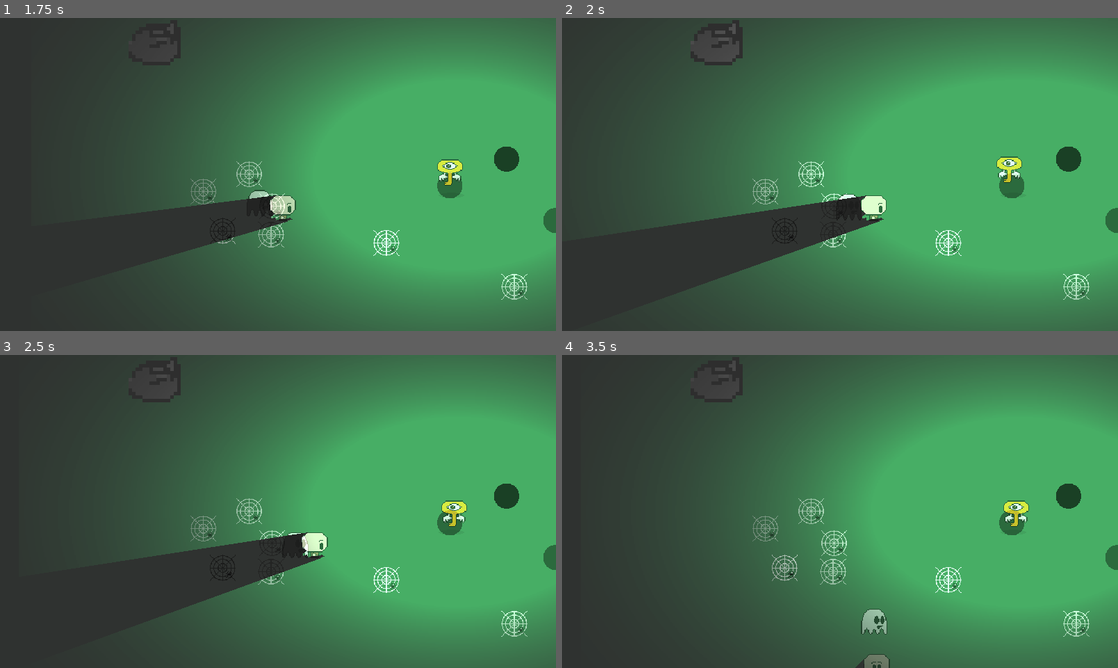
Above: before the commit, frames 1-4 (two rows, left to right).
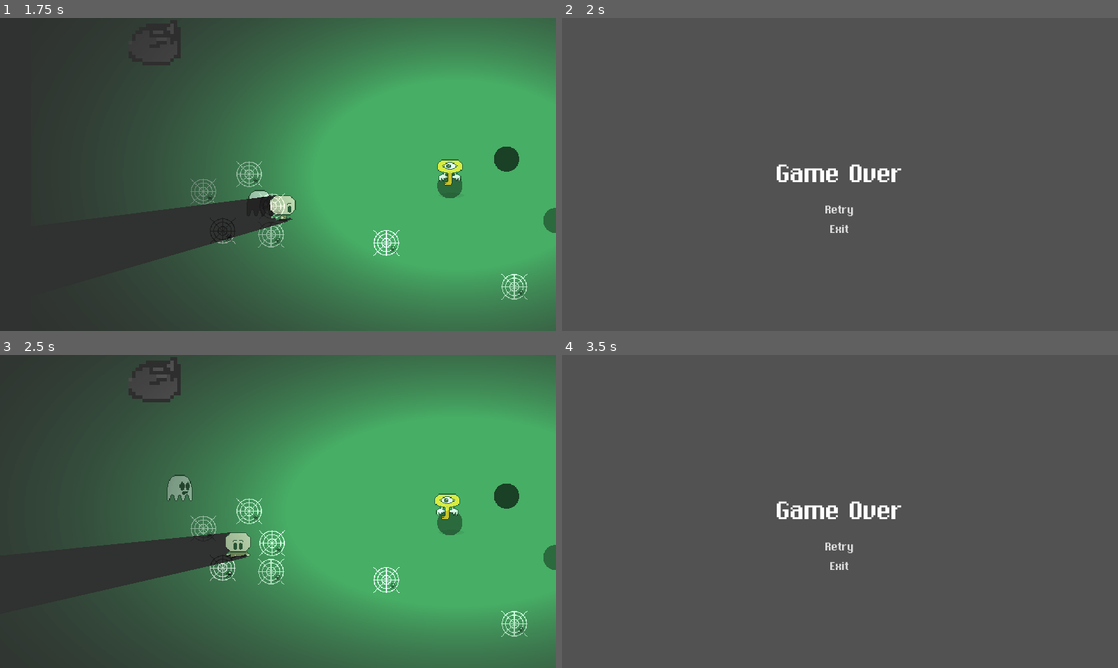
Above: after the commit, the same moments.

Repository: GameJams-fiwon123/GameD3v-OBSESSAO
Game: Godot game, scene res://Scenes/Screens/MainMenu.tscn
Two runs of this game, one before a commit and one after it. Both use one fixed random seed, a clock stepped at 60 frames per second and the inputs below.
Inputs (mouse positions are in pixels of both pictures, inside the frame that each line leads up to):
- Up to frame 1 (1.75 s): click "START" at 0.5 s; hold D (right) from 1.28 s (still down); tap Space (jump) at 1.52 s
- Up to frame 2 (2 s): keep holding D (right)
- Up to frame 3 (2.5 s): release D (right) at 2 s; click (278, 545) at 2 s, where only the run after the commit has a clickable "Retry"
- Up to frame 4 (3.5 s): hold S (down) from 2.78 s (still down); tap Space (jump) at 3.02 s

Frame 1 is identical in both runs. In frame 2, 98% of the frame differs, in the area x 0-100%, y 0-100%; in frame 3, 6.5%; in frame 4, 98%.
Error in both runs: Invalid get index '0' (on base: 'PoolVector2Array'). (res://Scripts/Key.gd:28)

Commit message:
Put Win and Game Over scenes

Diff:
--- a/obsessao/Scenes/Objects/Ghost.tscn
+++ b/obsessao/Scenes/Objects/Ghost.tscn
@@ -1,10 +1,13 @@
-[gd_scene load_steps=4 format=2]
+[gd_scene load_steps=5 format=2]
 
 [ext_resource path="res://Scripts/Ghost.gd" type="Script" id=1]
 [ext_resource path="res://GFX/Perseguidor.png" type="Texture" id=2]
 
 [sub_resource type="RectangleShape2D" id=1]
-extents = Vector2( 12.3838, 7.53874 )
+extents = Vector2( 10.6877, 5.69898 )
+
+[sub_resource type="CircleShape2D" id=2]
+radius = 13.1379
 
 [node name="Ghost" type="KinematicBody2D"]
 collision_layer = 4
@@ -17,3 +20,11 @@
 [node name="CollisionShape2D" type="CollisionShape2D" parent="."]
 position = Vector2( -0.174828, 5.24472 )
 shape = SubResource( 1 )
+
+[node name="Detect" type="Area2D" parent="."]
+collision_layer = 2
+
+[node name="CollisionShape2D" type="CollisionShape2D" parent="Detect"]
+shape = SubResource( 2 )
+
+[connection signal="body_entered" from="Detect" to="." method="_on_Detect_body_entered"]
--- a/obsessao/Scenes/Objects/Key.tscn
+++ b/obsessao/Scenes/Objects/Key.tscn
@@ -1,16 +1,18 @@
-[gd_scene load_steps=8 format=2]
+[gd_scene load_steps=9 format=2]
 
 [ext_resource path="res://Scripts/Key.gd" type="Script" id=1]
 [ext_resource path="res://GFX/Item_perseguido.png" type="Texture" id=2]
 [ext_resource path="res://GFX/Buraco.png" type="Texture" id=3]
 [ext_resource path="res://Scenes/Light/Light2D.tscn" type="PackedScene" id=4]
 
-
 [sub_resource type="RectangleShape2D" id=1]
 extents = Vector2( 9.30023, 10.2446 )
 
 [sub_resource type="CircleShape2D" id=2]
 radius = 97.2396
+
+[sub_resource type="CircleShape2D" id=4]
+radius = 14.9794
 
 [sub_resource type="Animation" id=3]
 resource_name = "fly"
@@ -45,7 +47,6 @@
 script = ExtResource( 1 )
 
 [node name="Sprite" type="Sprite" parent="."]
-position = Vector2( -5.82515, -6.39396 )
 scale = Vector2( 0.05, 0.05 )
 texture = ExtResource( 2 )
 
@@ -59,6 +60,13 @@
 [node name="CollisionShape2D" type="CollisionShape2D" parent="Detector"]
 shape = SubResource( 2 )
 
+[node name="DetectorWin" type="Area2D" parent="."]
+collision_layer = 2
+
+[node name="CollisionShape2D" type="CollisionShape2D" parent="DetectorWin"]
+position = Vector2( 0.827057, -0.782646 )
+shape = SubResource( 4 )
+
 [node name="AnimationPlayer" type="AnimationPlayer" parent="."]
 autoplay = "fly"
 anims/fly = SubResource( 3 )
@@ -70,6 +78,8 @@
 texture = ExtResource( 3 )
 
 [node name="Light2D" parent="." instance=ExtResource( 4 )]
+scale = Vector2( 1.5, 1 )
 
 [connection signal="body_entered" from="Detector" to="." method="_on_Detector_body_entered"]
 [connection signal="body_exited" from="Detector" to="." method="_on_Detector_body_exited"]
+[connection signal="body_entered" from="DetectorWin" to="." method="_on_DetectorWin_body_entered"]
--- /dev/null
+++ b/obsessao/Scenes/Screens/GameOver.tscn
@@ -0,0 +1,63 @@
+[gd_scene load_steps=5 format=2]
+
+[ext_resource path="res://Scripts/GameOver.gd" type="Script" id=1]
+[ext_resource path="res://GFX/Fonts/RPGSystem.ttf" type="DynamicFontData" id=2]
+
+[sub_resource type="DynamicFont" id=1]
+size = 72
+font_data = ExtResource( 2 )
+
+[sub_resource type="DynamicFont" id=2]
+size = 32
+font_data = ExtResource( 2 )
+
+[node name="GameOver" type="Control"]
+anchor_right = 1.0
+anchor_bottom = 1.0
+script = ExtResource( 1 )
+
+[node name="ColorRect" type="ColorRect" parent="."]
+anchor_right = 1.0
+anchor_bottom = 1.0
+color = Color( 0.321569, 0.321569, 0.321569, 1 )
+
+[node name="VBoxContainer" type="VBoxContainer" parent="ColorRect"]
+anchor_left = 0.5
+anchor_top = 0.5
+anchor_right = 0.5
+anchor_bottom = 0.5
+margin_left = -146.0
+margin_top = -36.0
+margin_right = 146.0
+margin_bottom = 36.0
+custom_constants/separation = 30
+
+[node name="Title" type="Label" parent="ColorRect/VBoxContainer"]
+margin_right = 292.0
+margin_bottom = 68.0
+custom_fonts/font = SubResource( 1 )
+text = "Game Over"
+
+[node name="VBoxContainer" type="VBoxContainer" parent="ColorRect/VBoxContainer"]
+margin_top = 98.0
+margin_right = 292.0
+margin_bottom = 180.0
+custom_constants/separation = 10
+
+[node name="ButtonRetry" type="Button" parent="ColorRect/VBoxContainer/VBoxContainer"]
+margin_right = 292.0
+margin_bottom = 36.0
+custom_fonts/font = SubResource( 2 )
+text = "Retry"
+flat = true
+
+[node name="ButtonExit" type="Button" parent="ColorRect/VBoxContainer/VBoxContainer"]
+margin_top = 46.0
+margin_right = 292.0
+margin_bottom = 82.0
+custom_fonts/font = SubResource( 2 )
+text = "Exit"
+flat = true
+
+[connection signal="pressed" from="ColorRect/VBoxContainer/VBoxContainer/ButtonRetry" to="." method="_on_ButtonRetry_pressed"]
+[connection signal="pressed" from="ColorRect/VBoxContainer/VBoxContainer/ButtonExit" to="." method="_on_ButtonExit_pressed"]
--- /dev/null
+++ b/obsessao/Scenes/Screens/Victory.tscn
@@ -0,0 +1,54 @@
+[gd_scene load_steps=5 format=2]
+
+[ext_resource path="res://Scripts/Victory.gd" type="Script" id=1]
+[ext_resource path="res://GFX/Fonts/RPGSystem.ttf" type="DynamicFontData" id=2]
+
+[sub_resource type="DynamicFont" id=1]
+size = 72
+font_data = ExtResource( 2 )
+
+[sub_resource type="DynamicFont" id=2]
+size = 32
+font_data = ExtResource( 2 )
+
+[node name="Victory" type="Control"]
+anchor_right = 1.0
+anchor_bottom = 1.0
+script = ExtResource( 1 )
+
+[node name="ColorRect" type="ColorRect" parent="."]
+anchor_right = 1.0
+anchor_bottom = 1.0
+color = Color( 0.321569, 0.321569, 0.321569, 1 )
+
+[node name="VBoxContainer" type="VBoxContainer" parent="ColorRect"]
+anchor_left = 0.5
+anchor_top = 0.5
+anchor_right = 0.5
+anchor_bottom = 0.5
+margin_left = -114.5
+margin_top = -54.0
+margin_right = 114.5
+margin_bottom = 54.0
+custom_constants/separation = 30
+
+[node name="Title" type="Label" parent="ColorRect/VBoxContainer"]
+margin_right = 229.0
+margin_bottom = 68.0
+custom_fonts/font = SubResource( 1 )
+text = "You Win!"
+
+[node name="VBoxContainer" type="VBoxContainer" parent="ColorRect/VBoxContainer"]
+margin_top = 98.0
+margin_right = 229.0
+margin_bottom = 134.0
+custom_constants/separation = 10
+
+[node name="ButtonExit" type="Button" parent="ColorRect/VBoxContainer/VBoxContainer"]
+margin_right = 229.0
+margin_bottom = 36.0
+custom_fonts/font = SubResource( 2 )
+text = "Exit"
+flat = true
+
+[connection signal="pressed" from="ColorRect/VBoxContainer/VBoxContainer/ButtonExit" to="." method="_on_ButtonExit_pressed"]
--- /dev/null
+++ b/obsessao/Scripts/GameOver.gd
@@ -0,0 +1,8 @@
+extends Control
+
+func _on_ButtonRetry_pressed():
+	get_tree().change_scene(Global.LEVEL1)
+
+
+func _on_ButtonExit_pressed():
+	get_tree().change_scene(Global.MAIN_MENU)
--- a/obsessao/Scripts/Ghost.gd
+++ b/obsessao/Scripts/Ghost.gd
@@ -17,3 +17,6 @@
 	else:
 		$Sprite.flip_h = true
 	move_and_slide(motion.normalized() * speed)
+
+func _on_Detect_body_entered(body):
+	get_tree().change_scene(Global.GAME_OVER)
--- a/obsessao/Scripts/Global.gd
+++ b/obsessao/Scripts/Global.gd
@@ -8,6 +8,8 @@
 #Scenes
 var MAIN_MENU = "res://Scenes/Screens/MainMenu.tscn"
 var CREDITS = "res://Scenes/Screens/Credits.tscn"
+var GAME_OVER = "res://Scenes/Screens/GameOver.tscn"
+var VICTORY = "res://Scenes/Screens/Victory.tscn"
 
 #Level
 var LEVEL1 = "res://Scenes/Level/Level1.tscn"
--- a/obsessao/Scripts/Key.gd
+++ b/obsessao/Scripts/Key.gd
@@ -60,3 +60,7 @@
 
 func _on_Detector_body_exited(body):
 	speed = 200
+
+
+func _on_DetectorWin_body_entered(body):
+	get_tree().change_scene(Global.VICTORY)
--- /dev/null
+++ b/obsessao/Scripts/Victory.gd
@@ -0,0 +1,4 @@
+extends Control
+
+func _on_ButtonExit_pressed():
+	get_tree().change_scene(Global.MAIN_MENU)
